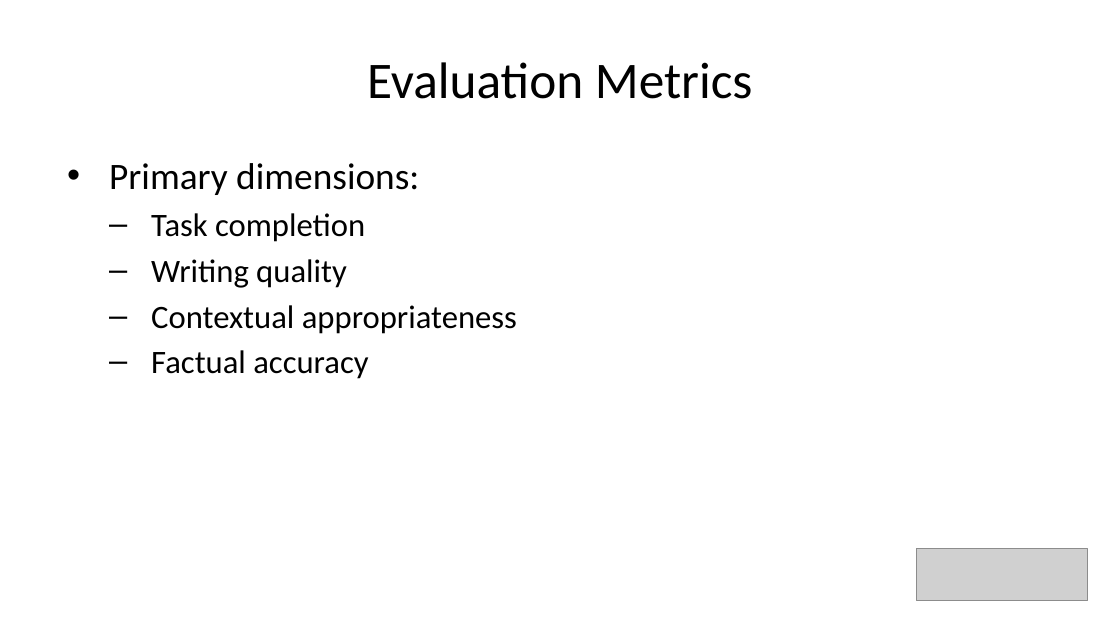
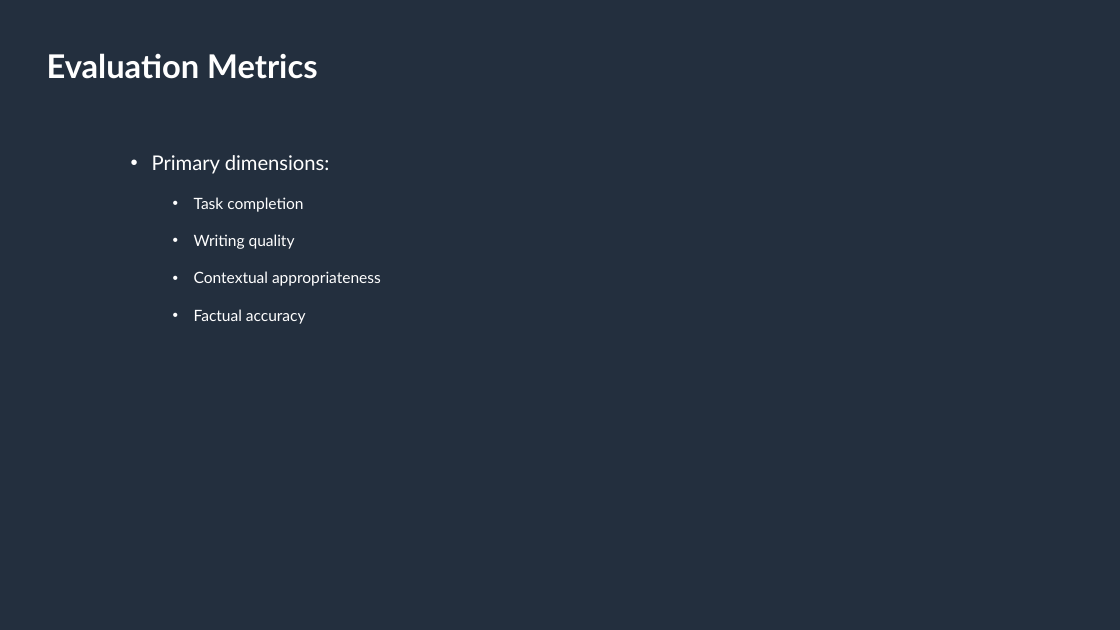
Before and after one commit to amazon-science/wraval, a slide deck: slide 5 of resources/wraval_presentation.pptx. Drawn at 1120x630 pixels with LibreOffice and Linux fonts; fonts in the diff are those of the drawing; grey boxes stand for pictures. Boxes give left, top, right and bottom in pixels: in the first picture for what was removed or moved away, otherwise in the second. Text is boxed around its words. In the diff, an @@ line names an element or a change of style, - is before the commit and + after.

```diff
--- a/resources/wraval_presentation.pptx
+++ b/resources/wraval_presentation.pptx
@@ background #FFFFFF to #232F3E @@
@@ title "Evaluation Metrics": place and size @@
-title "Evaluation Metrics" at [367, 62, 753, 99]
+title "Evaluation Metrics" at [47, 53, 317, 79]
@@ title "Evaluation Metrics" at [47, 53, 317, 79]: size 33 to 21 pt, font Calibri to Lato, text colour #000000 to #FFFFFF, bold on; alignment centre to left; line spacing 1 to 23pt; vertical alignment middle to top @@
@@ text "Primary dimensions:": place and size @@
-text "Primary dimensions:" at [109, 163, 517, 379]
+text "Primary dimensions:" at [152, 155, 381, 324]
@@ text "Primary dimensions:" at [152, 155, 381, 324]: size 24 to 13 pt in "Primary dimensions:"; font Calibri to Lato, text colour #000000 to #FFFFFF; size 21 to 10 pt in "Task completion", "Writing quality", "Contextual appropriateness", "Factual accuracy"; indent changed; line spacing 1 to 18pt; more space between paragraphs; bullet – to •; line spacing 1 to 15pt @@
@@ picture removed at [916, 549, 1088, 600] @@
```
Also in this commit, not shown: 7 other slides changed, 1 slide added, 1 slide removed, 11 other files.
